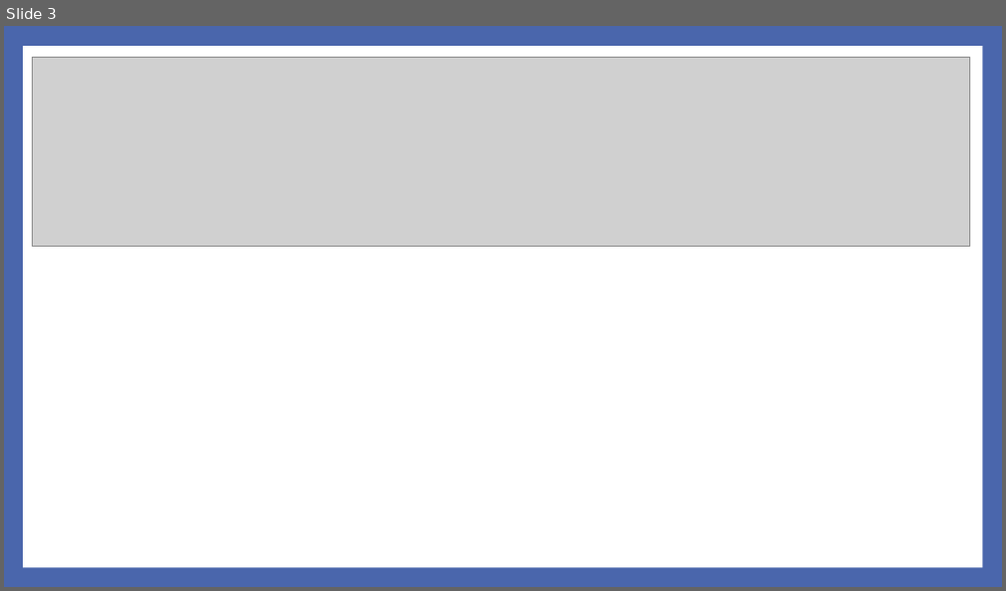
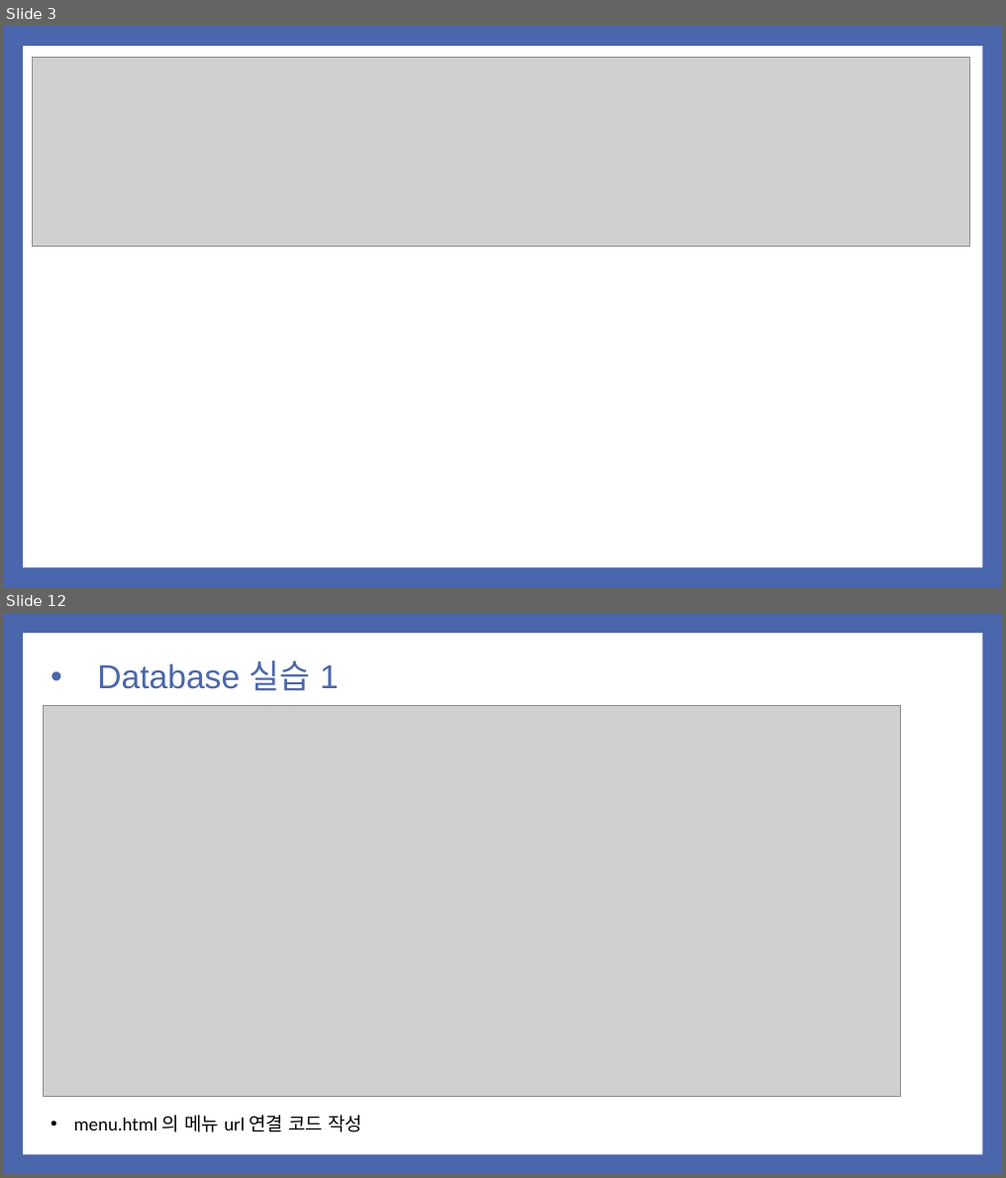
Before and after one commit to noheul1030/KOPO-HTML, a slide deck: 과제PPT/기업업무 4강 JSP_DB연동.pptx. Shown one above the other, each under a label of ours: slide 3 before the commit, slides 3 and 12 after it; the slides between them are not shown. The pictures are 1006x591 and 1006x1178 pixels, drawn with LibreOffice and Linux fonts; fonts in the diff are those of the drawing; grey boxes stand for pictures. Boxes give left, top, right and bottom in pixels: in the first picture for what was removed or moved away, otherwise in the second. Text is boxed around its words. In the diff, an @@ line names an element or a change of style, - is before the commit and + after.

```diff
--- a/과제PPT/기업업무 4강 JSP_DB연동.pptx
+++ b/과제PPT/기업업무 4강 JSP_DB연동.pptx
@@ slide 12 added at (x1=4, y1=613, x2=1002, y2=1174), background #4A66AC; not listed: 1 template element that a slide beside it also shows @@
@@ title added at (x1=97, y1=661, x2=339, y2=691), 32 pt, text #4A66AC @@
+• Database 실습 1
@@ picture added at (x1=43, y1=705, x2=900, y2=1096) @@
@@ text added at (x1=74, y1=1115, x2=363, y2=1133), 18 pt, text #000000 @@
+• menu.html 의 메뉴 url 연결 코드 작성
```
Also in this commit, not shown: 19 other slides added, 12 slides removed.
